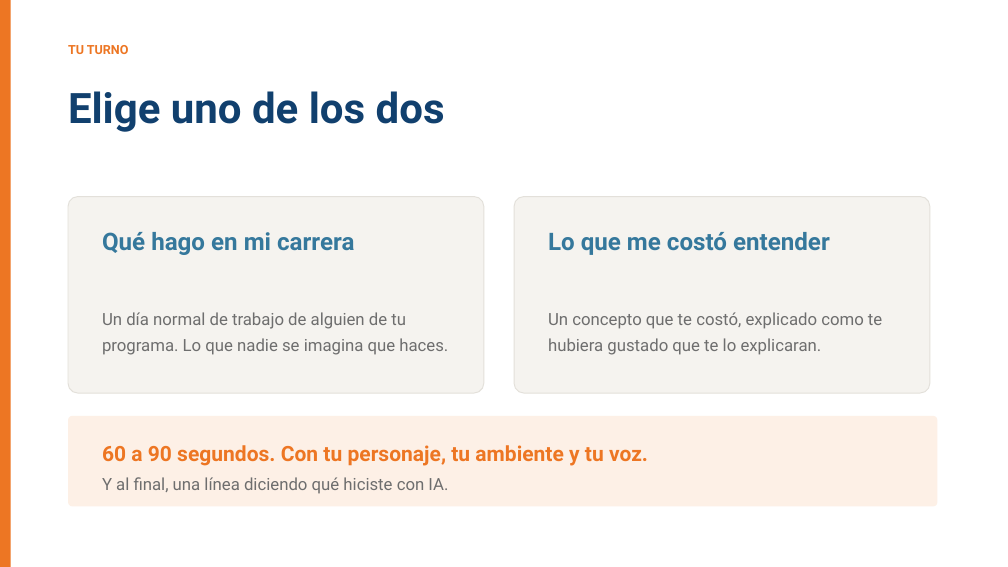
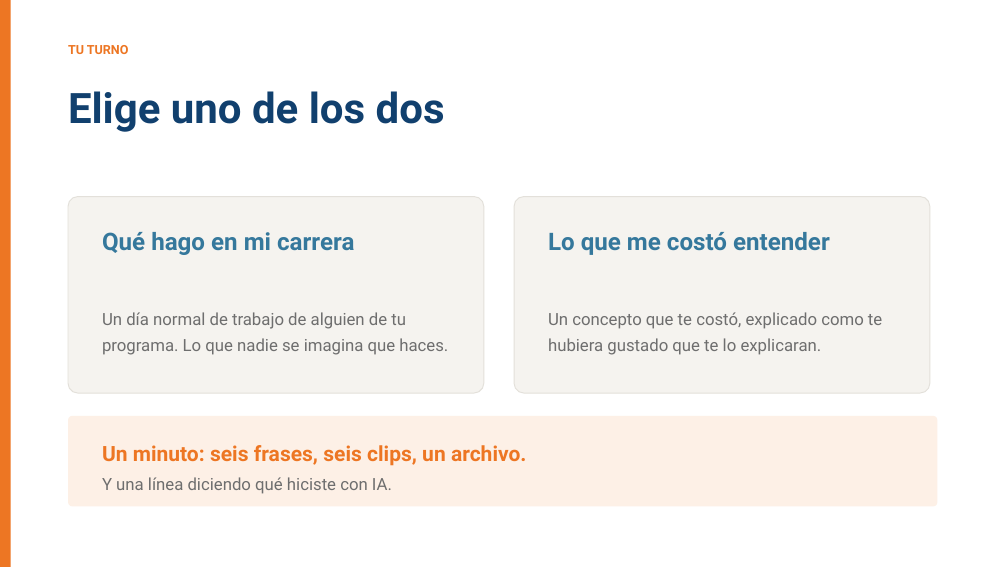
Before and after one commit to BioAITeamLearning/IntroInfo_2026_02_Ucaldas, a slide deck: slide 15 of _static/sesion06/S06_audio_imagen_video.pptx (slide 14 before the commit). Drawn at 1008x567 pixels with LibreOffice and Linux fonts; fonts in the diff are those of the drawing. Boxes give left, top, right and bottom in pixels: in the first picture for what was removed or moved away, otherwise in the second. Text is boxed around its words. In the diff, an @@ line names an element or a change of style, - is before the commit and + after.

```diff
--- a/_static/sesion06/S06_audio_imagen_video.pptx
+++ b/_static/sesion06/S06_audio_imagen_video.pptx
@@ text at bbox=[102, 445, 527, 494]: text changed @@
-60 a 90 segundos. Con tu personaje, tu ambiente y tu voz.
-Y al final, una línea diciendo qué hiciste con IA.
+Un minuto: seis frases, seis clips, un archivo.
+Y una línea diciendo qué hiciste con IA.
```
Also in this commit, not shown: 6 other slides changed, 8 slides added, 7 slides removed, 7 other files.
